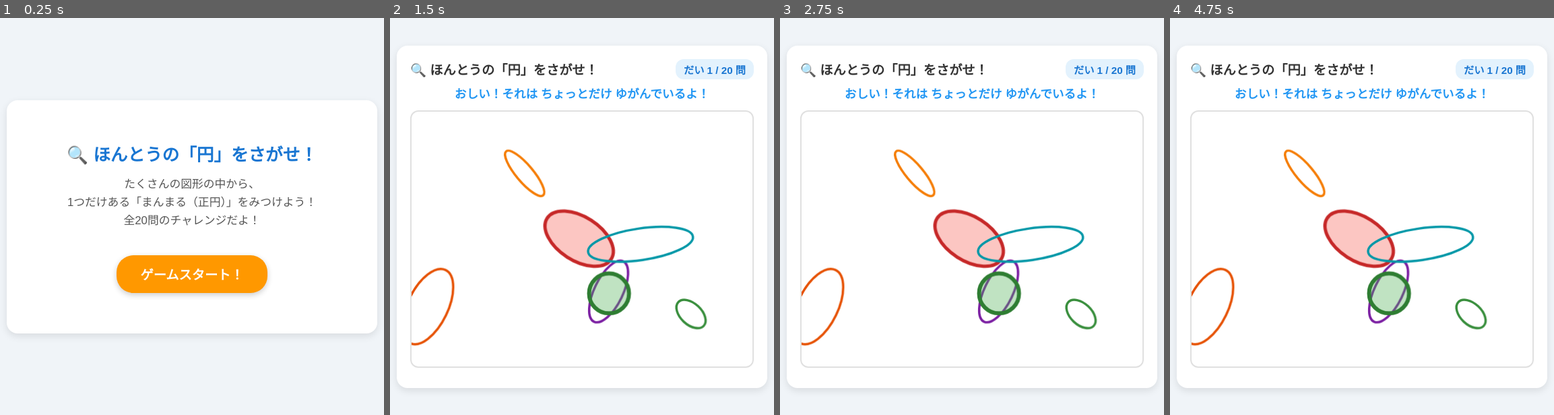
Above: before the commit, frames 1-4 (left to right).
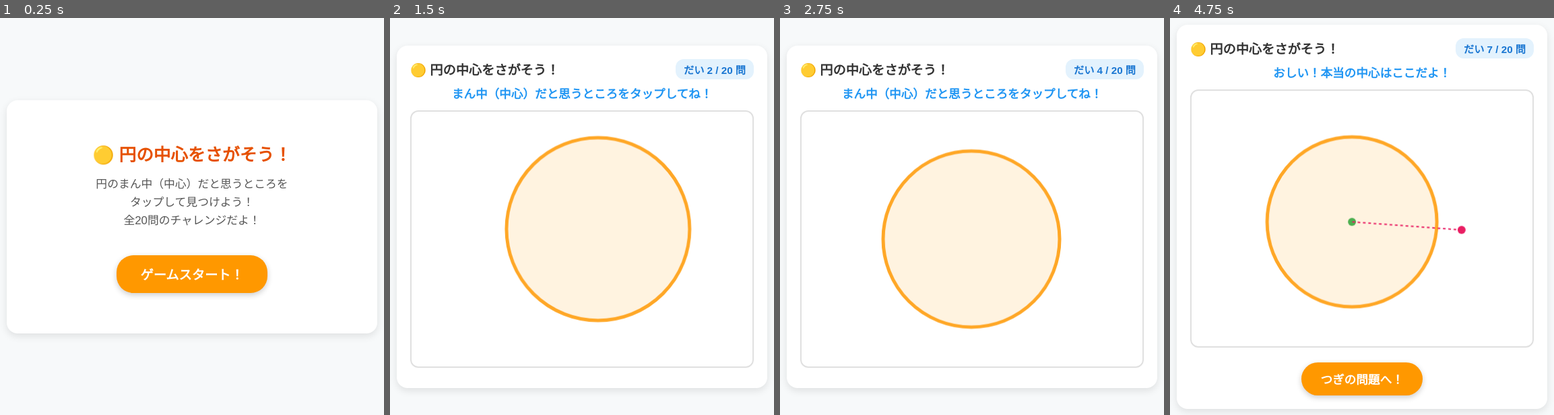
Above: after the commit, the same moments.

Repository: tatsukikuntatsukisan-alt/circle-game
Game: browser game, page index.html
The game is run twice, just before and just after one commit, with the same random seed, the same clock (stepped at 60 frames per second) and the same inputs.
Inputs (mouse positions are in pixels of both pictures, inside the frame that each line leads up to):
- Up to frame 1 (0.25 s): no input
- Up to frame 2 (1.5 s): click "ゲームスタート！" at 0.27 s; click (582, 264) at 1.07 s; click (582, 379) at 1.27 s, where only the run after the commit has a clickable "つぎの問題へ！"
- Up to frame 3 (2.75 s): click (902, 212) at 1.67 s; click (972, 379) at 1.87 s, where only the run after the commit has a clickable "つぎの問題へ！"; click (1041, 200) at 2.27 s; click (972, 379) at 2.47 s, where only the run after the commit has a clickable "つぎの問題へ！"
- Up to frame 4 (4.75 s): click (1411, 287) at 2.87 s; click (1362, 379) at 3.07 s, where only the run after the commit has a clickable "つぎの問題へ！"; click (1277, 303) at 3.47 s; click (1362, 379) at 3.67 s, where only the run after the commit has a clickable "つぎの問題へ！"; click (1362, 188) at 4.07 s; click (1362, 379) at 4.27 s, where only the run after the commit has a clickable "つぎの問題へ！"; click (1461, 252) at 4.67 s

The runs differ from the first frame. In frame 1, 2.7% of the frame differs, in the area x 17-82%, y 32-48%; in frame 2, 20%; in frame 3, 19%; in frame 4, 25%, in the area x 1-99%, y 6-96%.

Commit message:
Update index.html

Diff:
--- a/index.html
+++ b/index.html
@@ -3,12 +3,12 @@
 <head>
   <meta charset="UTF-8">
   <meta name="viewport" content="width=device-width, initial-scale=1.0">
-  <title>ほんとうの「円」をさがせ！</title>
+  <title>円の中心をさがそう！</title>
   <style>
     * { box-sizing: border-box; margin: 0; padding: 0; user-select: none; }
     body {
       font-family: "Hiragino Sans", "Meiryo", sans-serif;
-      background-color: #f0f4f8;
+      background-color: #f7f9fa;
       display: flex;
       flex-direction: column;
       align-items: center;
@@ -24,6 +24,7 @@
       box-shadow: 0 4px 12px rgba(0,0,0,0.1);
       padding: 20px;
       text-align: center;
+      position: relative;
     }
     .header-info {
       display: flex;
@@ -56,10 +57,10 @@
       width: 100%;
       height: 100%;
       display: block;
-      cursor: pointer;
+      cursor: crosshair;
     }
     .btn {
-      background-color: #4caf50;
+      background-color: #ff9800;
       color: white;
       border: none;
       padding: 12px 28px;
@@ -79,7 +80,7 @@
     }
     .title-screen h2 {
       font-size: 1.6rem;
-      color: #1976d2;
+      color: #e65100;
       margin-bottom: 15px;
     }
     .title-screen p {
@@ -128,18 +129,18 @@
 <div class="container">
   <!-- タイトル画面 -->
   <div id="titleScreen" class="title-screen">
-    <h2>🔍 ほんとうの「円」をさがせ！</h2>
-    <p>たくさんの図形の中から、<br>1つだけある「まんまる（正円）」をみつけよう！<br>全20問のチャレンジだよ！</p>
+    <h2>🟡 円の中心をさがそう！</h2>
+    <p>円のまん中（中心）だと思うところを<br>タップして見つけよう！<br>全20問のチャレンジだよ！</p>
     <button class="btn start-btn" onclick="startGame()">ゲームスタート！</button>
   </div>
 
   <!-- ゲームプレイ画面（初期は非表示） -->
   <div id="gameScreen" style="display:none;">
     <div class="header-info">
-      <h1>🔍 ほんとうの「円」をさがせ！</h1>
+      <h1>🟡 円の中心をさがそう！</h1>
       <div class="q-count" id="qCount">だい 1 / 20 問</div>
     </div>
-    <div class="msg" id="msg">1つだけある「まんまる（正円）」をえらんでね！</div>
+    <div class="msg" id="msg">まん中（中心）だと思うところをタップしてね！</div>
 
     <div class="canvas-wrapper" id="wrapper">
       <canvas id="gameCanvas"></canvas>
@@ -174,13 +175,9 @@
   const TOTAL_QUESTIONS = 20;
   let questionNumber = 0;
   let score = 0;
-  let shapes = [];
+  let currentQuestion = { x: 0, y: 0, r: 0, type: 'full', startAngle: 0, endAngle: 0 };
   let isAnswered = false;
   let hasMistakenInCurrentQ = false;
-
-  const lineColors = [
-    '#f57c00', '#1976d2', '#c2185b', '#7b1fa2', '#388e3c', '#0097a7', '#e65100'
-  ];
 
   const audioCtx = new (window.AudioContext || window.webkitAudioContext)();
 
@@ -249,112 +246,68 @@
     hasMistakenInCurrentQ = false;
     nextBtn.style.display = 'none';
     qCountEl.textContent = `だい ${questionNumber} / ${TOTAL_QUESTIONS} 問`;
-    msg.textContent = '1つだけあるq「まんまる（正円）」をえらんでね！'.replace('q', '');
+    msg.textContent = 'まん中（中心）だと思うところをタップしてね！';
 
     initCanvasSize();
-    generateShapes();
-    drawShapes();
-  }
-
-  function generateShapes() {
-    shapes = [];
-    let count, distortionMin;
-
-    if (questionNumber <= 10) {
-      count = 5 + Math.floor(Math.random() * 3);
-      distortionMin = 0.25;
-    } else if (questionNumber <= 15) {
-      count = 9 + Math.floor(Math.random() * 3);
-      distortionMin = 0.15;
+
+    const padding = 80;
+    const minR = 60;
+    const maxR = Math.min(canvas.width, canvas.height) / 2.5;
+
+    const r = Math.floor(Math.random() * (maxR - minR)) + minR;
+    const x = Math.floor(Math.random() * (canvas.width - r * 2 - padding * 2)) + r + padding;
+    const y = Math.floor(Math.random() * (canvas.height - r * 2 - padding * 2)) + r + padding;
+
+    let type = 'full';
+
+    // 10問目までは正円、11問目以降から半円弧や1/4円弧が混ざる
+    if (questionNumber > 10) {
+      const types = ['full', 'half', 'quarter'];
+      type = types[Math.floor(Math.random() * types.length)];
+    }
+
+    let startAngle = 0;
+    let endAngle = Math.PI * 2;
+
+    if (type === 'half') {
+      const turns = [0, Math.PI / 2, Math.PI, Math.PI * 1.5];
+      const t = turns[Math.floor(Math.random() * turns.length)];
+      startAngle = t;
+      endAngle = t + Math.PI;
+    } else if (type === 'quarter') {
+      const turns = [0, Math.PI / 2, Math.PI, Math.PI * 1.5];
+      const t = turns[Math.floor(Math.random() * turns.length)];
+      startAngle = t;
+      endAngle = t + Math.PI / 2;
+    }
+
+    currentQuestion = { x, y, r, type, startAngle, endAngle };
+    drawQuestion();
+  }
+
+  function drawQuestion() {
+    ctx.clearRect(0, 0, canvas.width, canvas.height);
+    if (!currentQuestion.r) return;
+
+    ctx.lineWidth = 5;
+    ctx.strokeStyle = '#ffa726';
+
+    if (currentQuestion.type === 'full') {
+      ctx.beginPath();
+      ctx.arc(currentQuestion.x, currentQuestion.y, currentQuestion.r, 0, Math.PI * 2);
+      ctx.fillStyle = '#fff3e0';
+      ctx.fill();
+      ctx.stroke();
     } else {
-      count = 14;
-      distortionMin = 0.08;
-    }
-
-    const correctIndex = Math.floor(Math.random() * count);
-
-    for (let i = 0; i < count; i++) {
-      const isCorrect = (i === correctIndex);
-      let baseR, x, y;
-
-      if (isCorrect) {
-        const allowCut = (questionNumber > 10) && (Math.random() < 0.25);
-
-        if (allowCut) {
-          baseR = 45 + Math.random() * 20;
-          const side = Math.floor(Math.random() * 4);
-          if (side === 0) { x = baseR * 0.3; y = canvas.height * 0.3 + Math.random() * (canvas.height * 0.4); }
-          else if (side === 1) { x = canvas.width - baseR * 0.3; y = canvas.height * 0.3 + Math.random() * (canvas.height * 0.4); }
-          else if (side === 2) { x = canvas.width * 0.3 + Math.random() * (canvas.width * 0.4); y = baseR * 0.3; }
-          else { x = canvas.width * 0.3 + Math.random() * (canvas.width * 0.4); y = canvas.height - baseR * 0.3; }
-        } else {
-          baseR = 25 + Math.random() * 25;
-          const padding = baseR + 15;
-          x = padding + Math.random() * (canvas.width - padding * 2);
-          y = padding + Math.random() * (canvas.height - padding * 2);
-        }
-      } else {
-        baseR = 20 + Math.random() * 30;
-        const padding = 15;
-        x = padding + Math.random() * (canvas.width - padding * 2);
-        y = padding + Math.random() * (canvas.height - padding * 2);
-      }
-
-      let rx = baseR, ry = baseR;
-
-      if (!isCorrect) {
-        const factor = 1 + (Math.random() > 0.5 ? 1 : -1) * (distortionMin + Math.random() * 0.3);
-        rx = baseR * factor;
-        ry = baseR / factor;
-      }
-
-      const strokeColor = lineColors[Math.floor(Math.random() * lineColors.length)];
-
-      shapes.push({
-        x, y, r: baseR, rx, ry,
-        isCorrect,
-        strokeColor,
-        rotation: isCorrect ? 0 : Math.random() * Math.PI
-      });
-    }
-
-    const correctObj = shapes.splice(correctIndex, 1)[0];
-    shapes.push(correctObj);
-  }
-
-  function drawShapes(highlightIndex = -1) {
-    ctx.clearRect(0, 0, canvas.width, canvas.height);
-
-    shapes.forEach((s, idx) => {
-      ctx.save();
-      ctx.translate(s.x, s.y);
-      ctx.rotate(s.rotation);
-
       ctx.beginPath();
-      ctx.ellipse(0, 0, s.rx, s.ry, 0, 0, Math.PI * 2);
-
-      if (isAnswered && s.isCorrect) {
-        ctx.fillStyle = 'rgba(76, 175, 80, 0.35)';
-        ctx.strokeStyle = '#2e7d32';
-        ctx.lineWidth = 6;
-        ctx.fill();
-      } else if (highlightIndex === idx) {
-        ctx.fillStyle = 'rgba(244, 67, 54, 0.3)';
-        ctx.strokeStyle = '#c62828';
-        ctx.lineWidth = 5;
-        ctx.fill();
-      } else {
-        ctx.strokeStyle = s.strokeColor;
-        ctx.lineWidth = 3.5;
-      }
-
+      ctx.arc(currentQuestion.x, currentQuestion.y, currentQuestion.r, currentQuestion.startAngle, currentQuestion.endAngle, false);
       ctx.stroke();
-      ctx.restore();
-    });
+    }
   }
 
   function handleTap(e) {
     if (isAnswered) return;
+    isAnswered = true;
 
     const rect = canvas.getBoundingClientRect();
     const clientX = e.touches ? e.touches[0].clientX : e.clientX;
@@ -363,67 +316,49 @@
     const tapX = clientX - rect.left;
     const tapY = clientY - rect.top;
 
-    let tappedCorrect = false;
-    let tappedWrongIndex = -1;
-
-    const correctShape = shapes.find(s => s.isCorrect);
-    if (correctShape) {
-      const dx = tapX - correctShape.x;
-      const dy = tapY - correctShape.y;
-      const cos = Math.cos(-correctShape.rotation);
-      const sin = Math.sin(-correctShape.rotation);
-      const rx = dx * cos - dy * sin;
-      const ry = dx * sin + dy * cos;
-
-      if ((rx * rx) / (correctShape.rx * correctShape.rx) + (ry * ry) / (correctShape.ry * correctShape.ry) <= 1) {
-        tappedCorrect = true;
-      }
-    }
-
-    if (!tappedCorrect) {
-      for (let i = shapes.length - 1; i >= 0; i--) {
-        const s = shapes[i];
-        if (s.isCorrect) continue;
-
-        const dx = tapX - s.x;
-        const dy = tapY - s.y;
-        const cos = Math.cos(-s.rotation);
-        const sin = Math.sin(-s.rotation);
-        const rx = dx * cos - dy * sin;
-        const ry = dx * sin + dy * cos;
-
-        if ((rx * rx) / (s.rx * s.rx) + (ry * ry) / (s.ry * s.ry) <= 1) {
-          tappedWrongIndex = i;
-          break;
-        }
-      }
-    }
-
-    isAnswered = true;
-
-    if (tappedCorrect) {
+    const dist = Math.hypot(tapX - currentQuestion.x, tapY - currentQuestion.y);
+    const threshold = currentQuestion.r * 0.25;
+
+    drawQuestion();
+
+    // タップ位置（赤丸）
+    ctx.beginPath();
+    ctx.arc(tapX, tapY, 6, 0, Math.PI * 2);
+    ctx.fillStyle = '#e91e63';
+    ctx.fill();
+
+    // 正解の中心（緑丸）
+    ctx.beginPath();
+    ctx.arc(currentQuestion.x, currentQuestion.y, 6, 0, Math.PI * 2);
+    ctx.fillStyle = '#4caf50';
+    ctx.fill();
+
+    // 結ぶ点線
+    ctx.beginPath();
+    ctx.setLineDash([4, 4]);
+    ctx.moveTo(tapX, tapY);
+    ctx.lineTo(currentQuestion.x, currentQuestion.y);
+    ctx.strokeStyle = '#e91e63';
+    ctx.lineWidth = 2;
+    ctx.stroke();
+    ctx.setLineDash([]);
+
+    if (dist <= threshold) {
       if (!hasMistakenInCurrentQ) {
         score++;
       }
-      msg.textContent = questionNumber === TOTAL_QUESTIONS ? '🎉 ラスト正解！お疲れ様でした！' : '🎉 大あたり！ほんとうの「正円」を発見！';
+      msg.textContent = questionNumber === TOTAL_QUESTIONS ? '🎉 ラスト正解！お疲れ様でした！' : '🎉 大あたり！すごい！';
       playSound('correct');
-      drawShapes();
 
       if (questionNumber === TOTAL_QUESTIONS) {
         nextBtn.textContent = '結果を見る！';
       } else {
         nextBtn.textContent = 'つぎの問題へ！';
       }
-    } else if (tappedWrongIndex !== -1) {
+    } else {
       hasMistakenInCurrentQ = true;
-      msg.textContent = 'おしい！それは ちょっとだけ ゆがんでいるよ！';
+      msg.textContent = 'おしい！本当の中心はここだよ！';
       playSound('wrong');
-      drawShapes(tappedWrongIndex);
-      isAnswered = false;
-      return;
-    } else {
-      isAnswered = false;
-      return;
     }
 
     nextBtn.style.display = 'inline-block';
@@ -437,7 +372,9 @@
 
   window.addEventListener('resize', () => {
     initCanvasSize();
-    if (shapes.length > 0 && gameScreen.style.display !== 'none') drawShapes();
+    if (currentQuestion.r > 0 && gameScreen.style.display !== 'none') {
+      drawQuestion();
+    }
   });
 </script>
 
